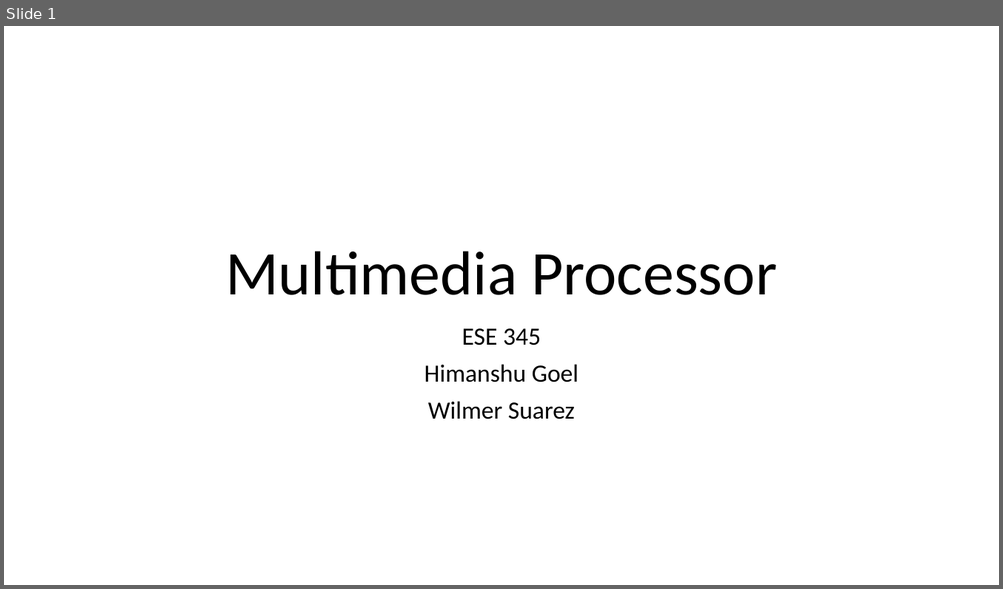
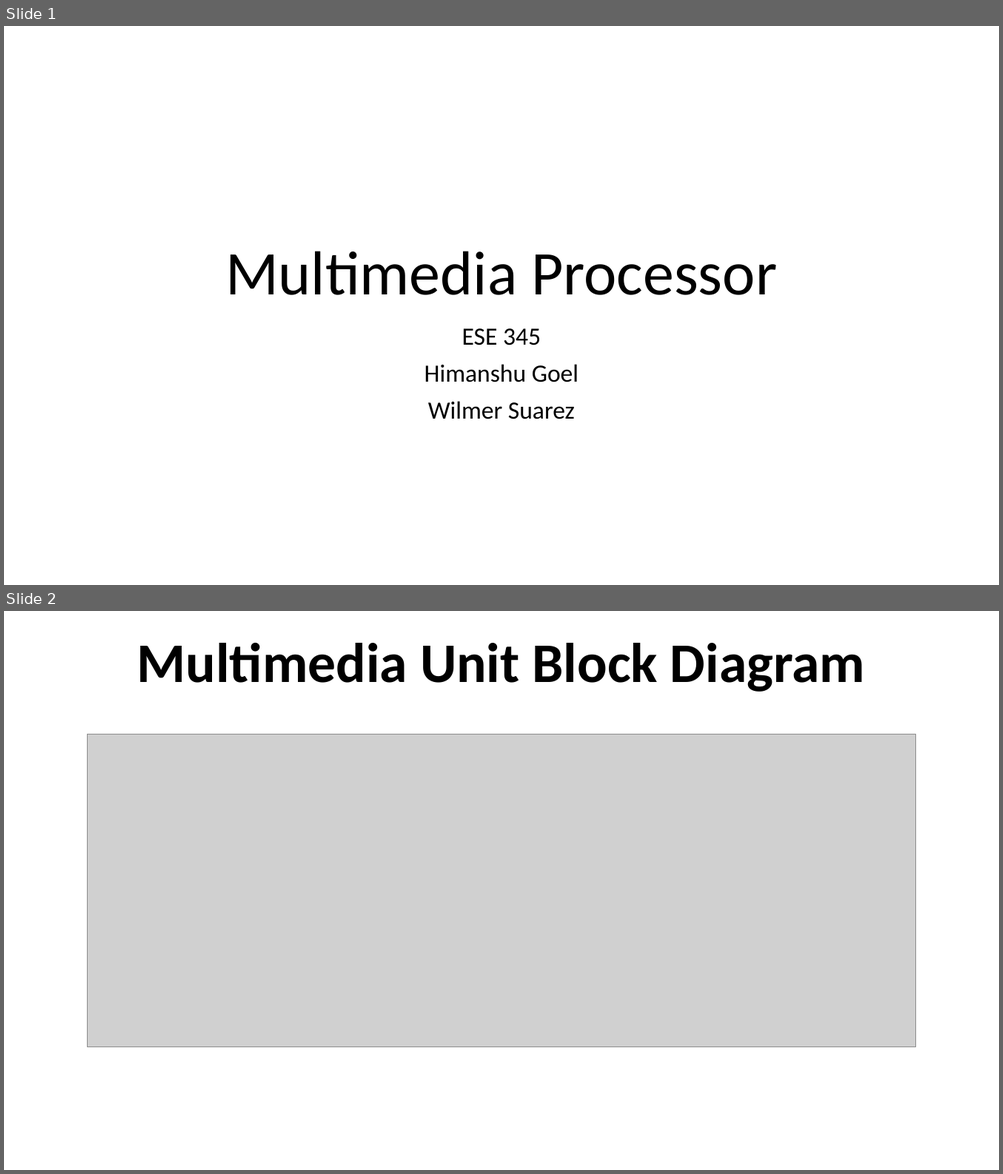
Before and after one commit to WilmerSuarez/Multimedia_Processor_ESE345, a slide deck: Report___Presentation/Presentation.pptx. Shown one above the other, each under a label of ours: slide 1 before the commit, slides 1 and 2 after it. The pictures are 1003x589 and 1003x1174 pixels, drawn with LibreOffice and Linux fonts; fonts in the diff are those of the drawing; grey boxes stand for pictures. Boxes give left, top, right and bottom in pixels: in the first picture for what was removed or moved away, otherwise in the second. Text is boxed around its words. In the diff, an @@ line names an element or a change of style, - is before the commit and + after.

```diff
--- a/Report___Presentation/Presentation.pptx
+++ b/Report___Presentation/Presentation.pptx
@@ slide 2 added at [4,611,999,1170], background #FFFFFF @@
@@ title added at [137,643,865,692], 54 pt, text #000000, bold @@
+Multimedia Unit Block Diagram
@@ picture added at [88,734,916,1048] @@
```
Also in this commit, not shown: 14 other slides added, 1 slide removed, 13 other files.
